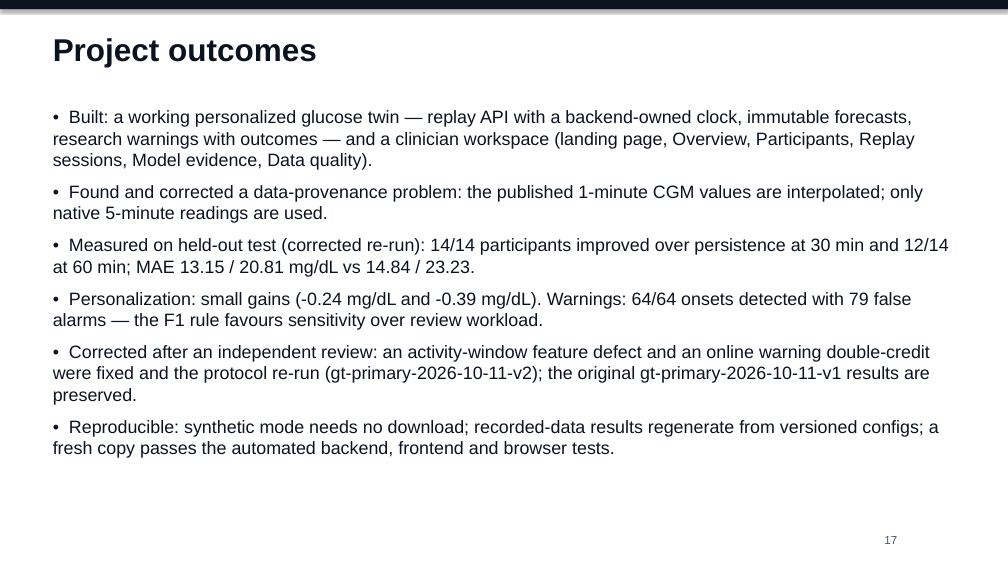
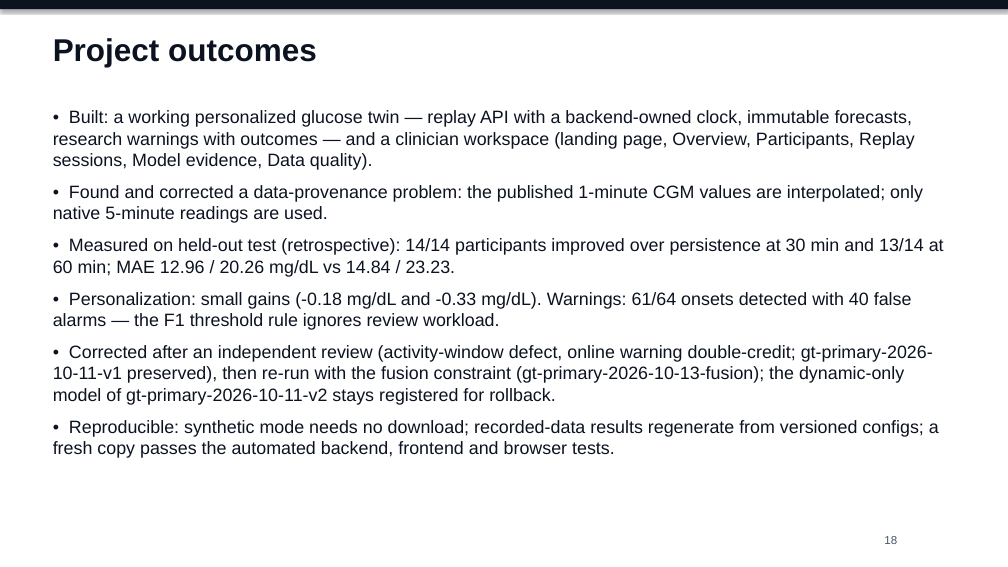
Before and after one commit to Avi36005/DigitalTwin-Challenge-Kryptonite, a slide deck: slide 18 of docs/submission/GlucoTwin_Presentation.pptx (slide 17 before the commit). Drawn at 1008x567 pixels with LibreOffice and Linux fonts; fonts in the diff are those of the drawing. Boxes give left, top, right and bottom in pixels: in the first picture for what was removed or moved away, otherwise in the second. Text is boxed around its words. In the diff, an @@ line names an element or a change of style, - is before the commit and + after.

```diff
--- a/docs/submission/GlucoTwin_Presentation.pptx
+++ b/docs/submission/GlucoTwin_Presentation.pptx
@@ text at bbox=[53, 238, 944, 405]: text changed @@
-• Measured on held-out test (corrected re-run): 14/14 participants improved over persistence at 30 min and 12/14 at 60 min; MAE 13.15 / 20.81 mg/dL vs 14.84 / 23.23.
-• Personalization: small gains (-0.24 mg/dL and -0.39 mg/dL). Warnings: 64/64 onsets detected with 79 false alarms — the F1 rule favours sensitivity over review workload.
-• Corrected after an independent review: an activity-window feature defect and an online warning double-credit were fixed and the protocol re-run (gt-primary-2026-10-11-v2); the original gt-primary-2026-10-11-v1 results are preserved.
+• Measured on held-out test (retrospective): 14/14 participants improved over persistence at 30 min and 13/14 at 60 min; MAE 12.96 / 20.26 mg/dL vs 14.84 / 23.23.
+• Personalization: small gains (-0.18 mg/dL and -0.33 mg/dL). Warnings: 61/64 onsets detected with 40 false alarms — the F1 threshold rule ignores review workload.
+• Corrected after an independent review (activity-window defect, online warning double-credit; gt-primary-2026-10-11-v1 preserved), then re-run with the fusion constraint (gt-primary-2026-10-13-fusion); the dynamic-only model of gt-primary-2026-10-11-v2 stays registered for rollback.
@@ text at bbox=[884, 536, 897, 544]: text changed @@
-17
+18
```
Also in this commit, not shown: 13 other slides changed, 1 slide added, 57 other files.
